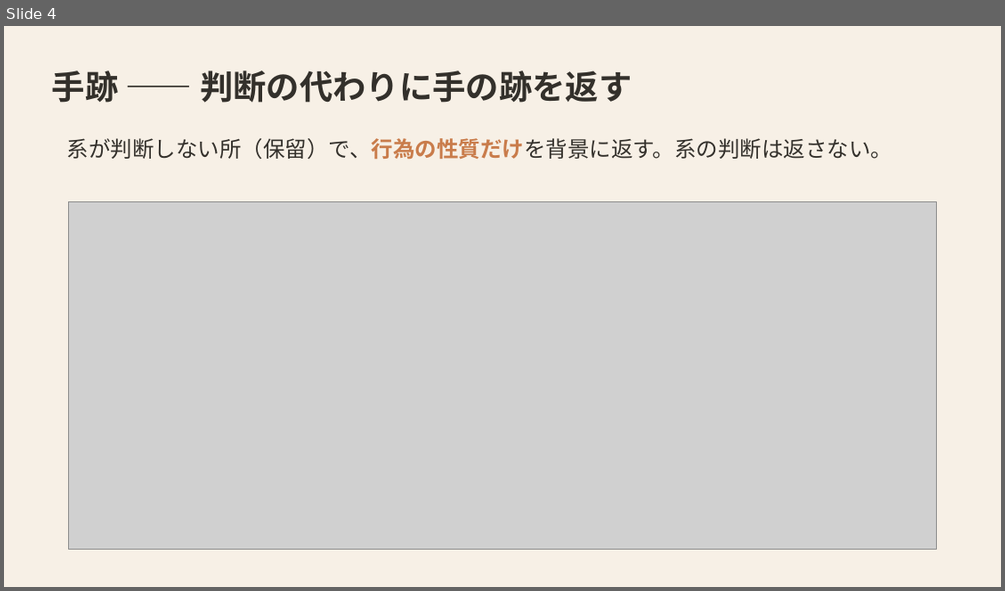
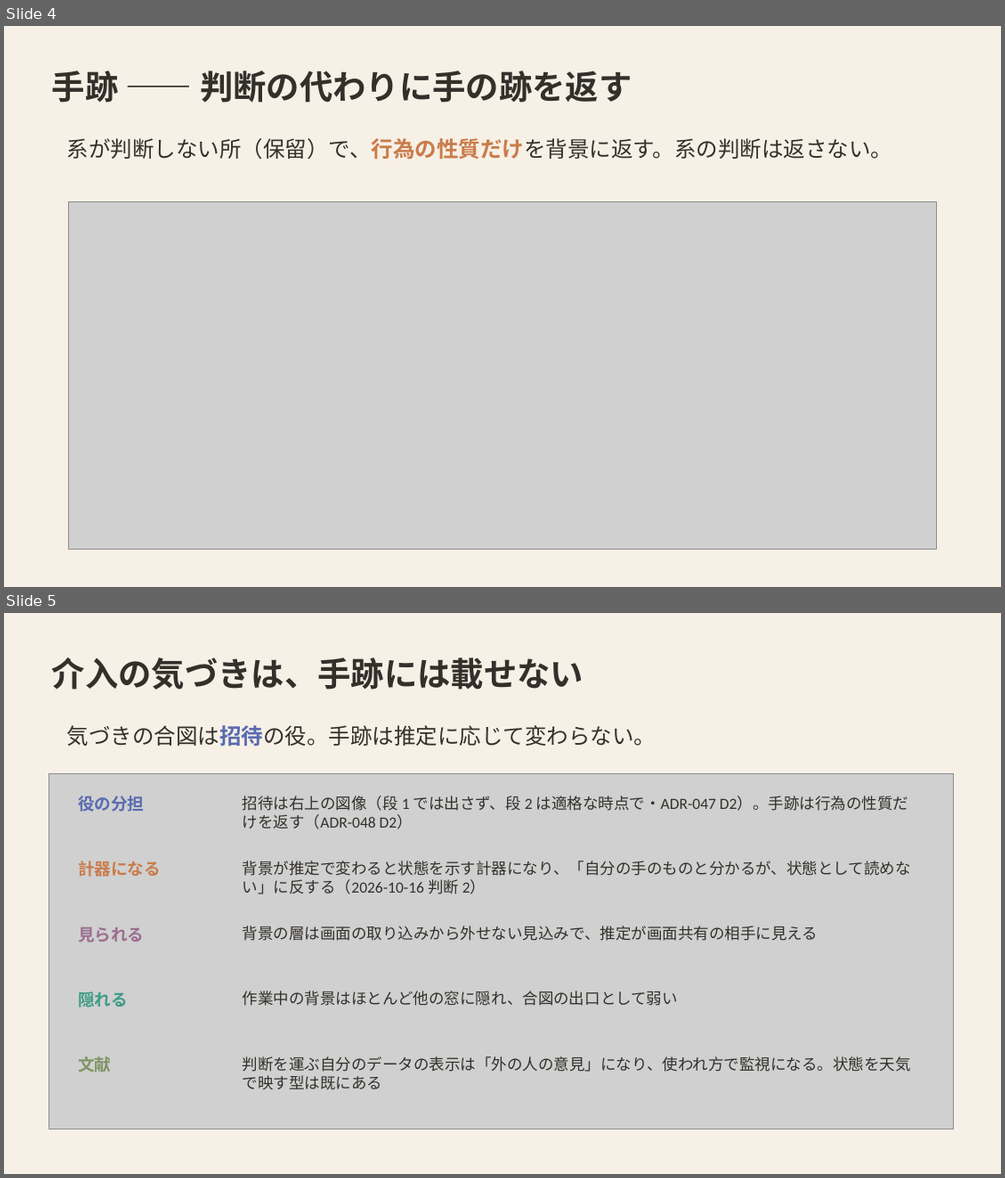
Before and after one commit to mikotomiura/GSE-prototype, a slide deck: docs/slides/project-overview/GSE_handmark_design.pptx. Shown one above the other, each under a label of ours: slide 4 before the commit, slides 4 and 5 after it. The pictures are 1005x591 and 1005x1178 pixels, drawn with LibreOffice and Linux fonts; fonts in the diff are those of the drawing; grey boxes stand for pictures. Boxes give left, top, right and bottom in pixels: in the first picture for what was removed or moved away, otherwise in the second. Text is boxed around its words. In the diff, an @@ line names an element or a change of style, - is before the commit and + after.

```diff
--- a/docs/slides/project-overview/GSE_handmark_design.pptx
+++ b/docs/slides/project-overview/GSE_handmark_design.pptx
@@ slide 5 added at <box>4,613,1001,1174</box>, background #F7F0E6 @@
@@ text added at <box>52,657,584,690</box>, 32 pt, text #33302B, bold @@
+介入の気づきは、手跡には載せない
@@ text added at <box>67,725,656,746</box>, 21 pt, text #33302B @@
+気づきの合図は招待の役。手跡は推定に応じて変わらない。
@@ picture added at <box>48,774,954,1129</box> @@
@@ text added at <box>78,795,144,811</box>, 16 pt, text #5A6BB0, bold @@
+役の分担
@@ text added at <box>243,795,908,829</box>, 15 pt, text #33302B @@
+招待は右上の図像（段 1 では出さず、段 2 は適格な時点で・ADR-047 D2）。手跡は行為の性質だけを返す（ADR-048 D2）
@@ text added at <box>78,860,161,876</box>, 16 pt, text #C97C4B, bold @@
+計器になる
@@ text added at <box>243,860,911,894</box>, 15 pt, text #33302B @@
+背景が推定で変わると状態を示す計器になり、「自分の手のものと分かるが、状態として読めない」に反する（2026-10-16 判断 2）
@@ text added at <box>78,927,144,942</box>, 16 pt, text #9B6E8F, bold @@
+見られる
@@ text added at <box>243,925,817,941</box>, 15 pt, text #33302B @@
+背景の層は画面の取り込みから外せない見込みで、推定が画面共有の相手に見える
@@ text added at <box>78,991,128,1007</box>, 16 pt, text #3E9C86, bold @@
+隠れる
@@ text added at <box>243,990,678,1005</box>, 15 pt, text #33302B @@
+作業中の背景はほとんど他の窓に隠れ、合図の出口として弱い
@@ text added at <box>78,1056,111,1072</box>, 16 pt, text #7F9463, bold @@
+文献
@@ text added at <box>243,1056,911,1090</box>, 15 pt, text #33302B @@
+判断を運ぶ自分のデータの表示は「外の人の意見」になり、使われ方で監視になる。状態を天気で映す型は既にある
```
Also in this commit, not shown: 5 slides changed, 6 other slides added, 6 other files.
